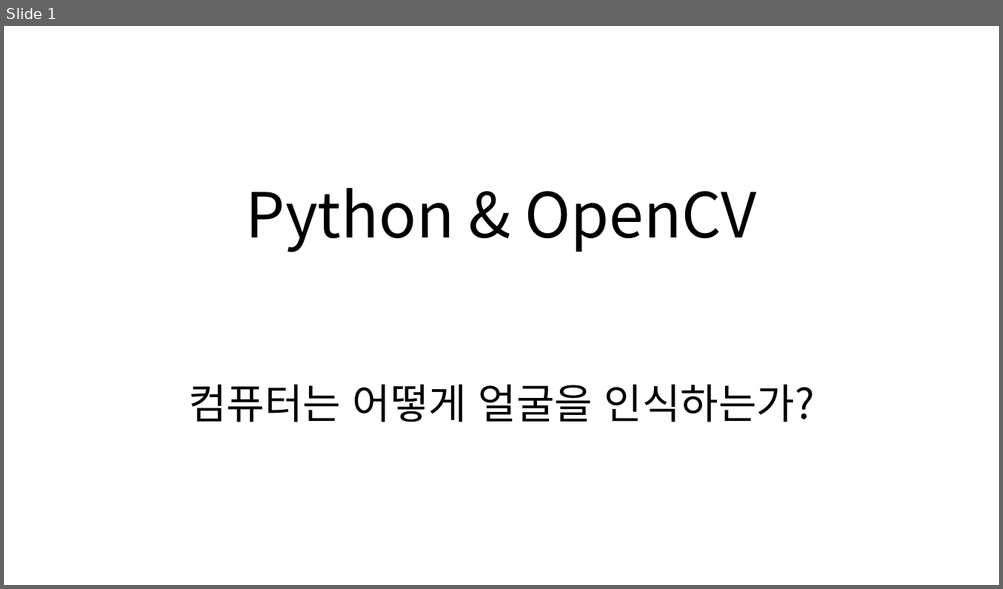
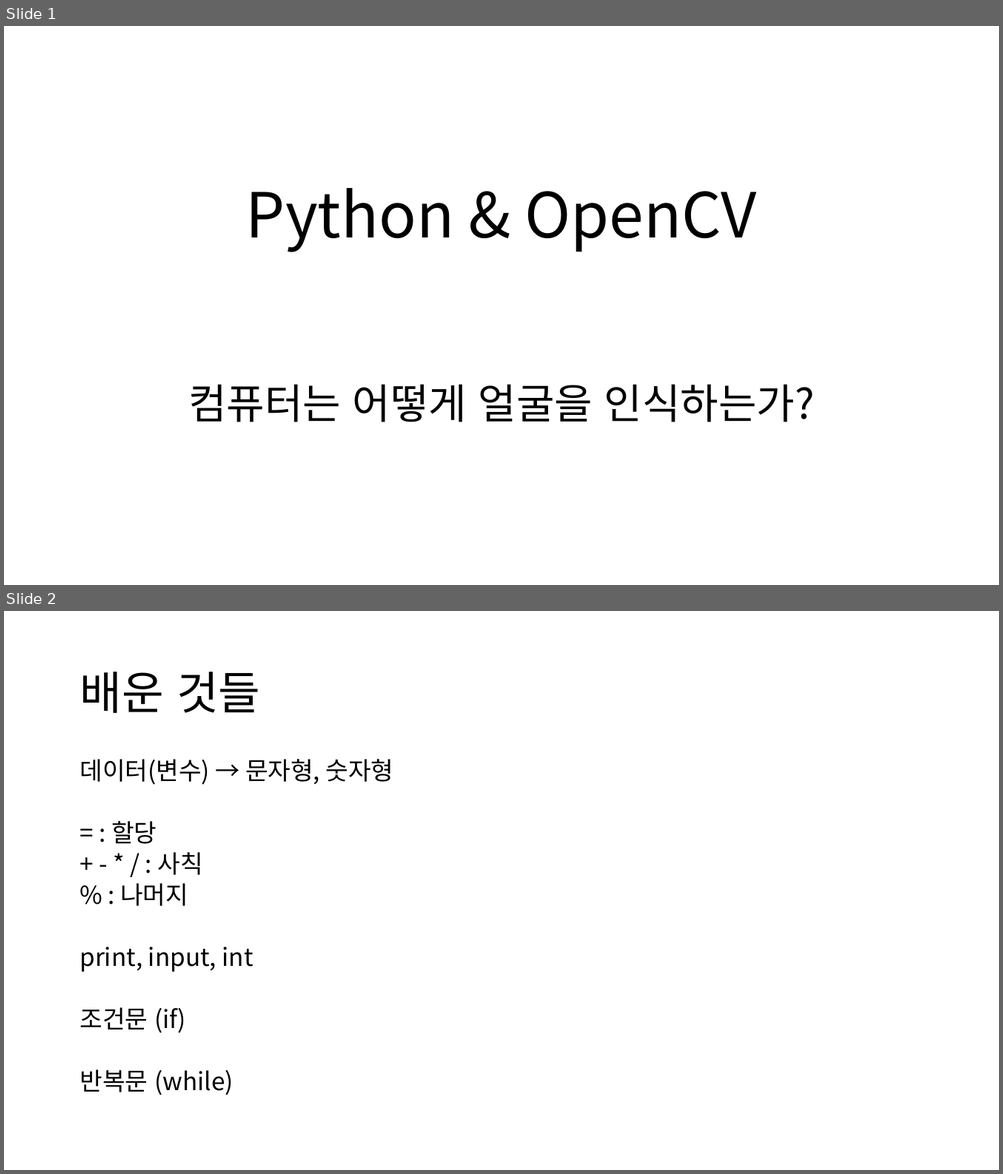
Before and after one commit to SeongYil/ym, a slide deck: 3주차/3주차.pptx. Shown one above the other, each under a label of ours: slide 1 before the commit, slides 1 and 2 after it. The pictures are 1003x589 and 1003x1174 pixels, drawn with LibreOffice and Linux fonts; fonts in the diff are those of the drawing. Boxes give left, top, right and bottom in pixels: in the first picture for what was removed or moved away, otherwise in the second. Text is boxed around its words. In the diff, an @@ line names an element or a change of style, - is before the commit and + after.

```diff
--- a/3주차/3주차.pptx
+++ b/3주차/3주차.pptx
@@ slide 2 added at bbox=[4, 611, 999, 1170], background #FFFFFF @@
@@ title added at bbox=[79, 672, 260, 713], 44 pt, text #000000 @@
+배운 것들
@@ text added at bbox=[79, 759, 394, 1096], 23.8 pt, text #000000 @@
+데이터(변수) → 문자형, 숫자형
+= : 할당
++ - * / : 사칙
+% : 나머지
+print, input, int
+조건문 (if)
+반복문 (while)
```
Also in this commit, not shown: 6 other slides added, 7 other files.
